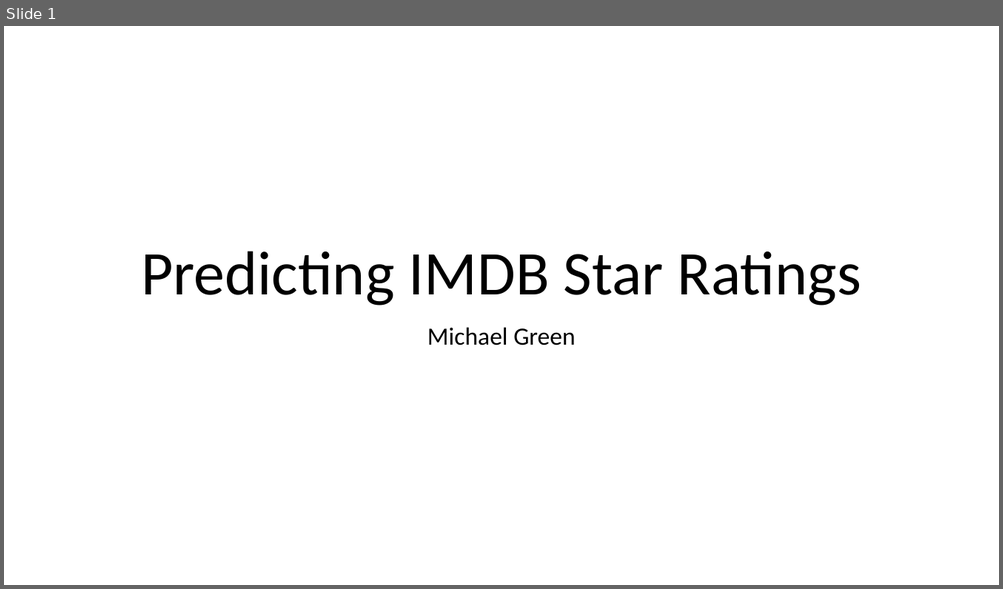
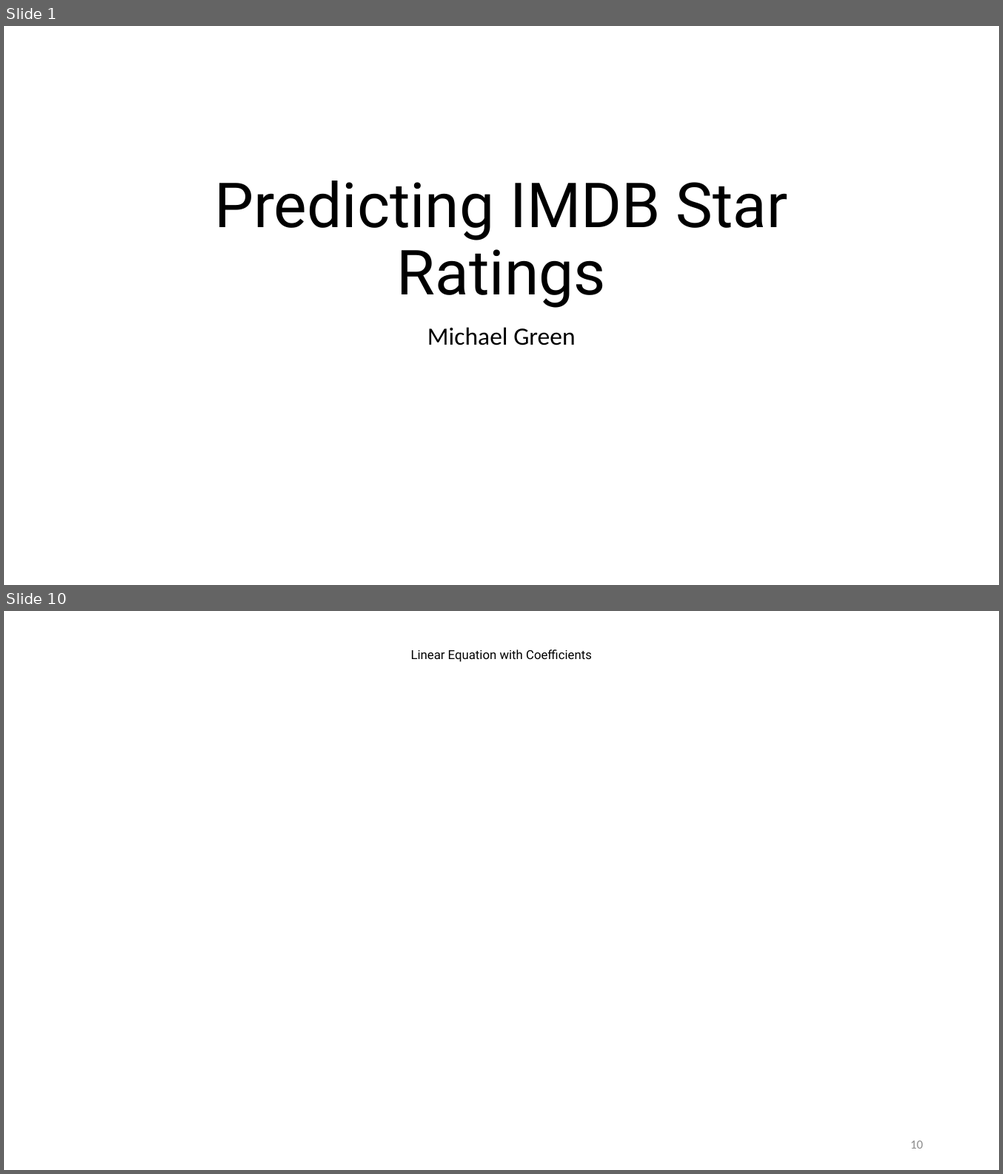
Before and after one commit to michael-a-green/Metis_Project2, a slide deck: Michael_Green_Metis_Project2.pptx. Shown one above the other, each under a label of ours: slide 1 before the commit, slides 1 and 10 after it; the slides between them are not shown. The pictures are 1003x589 and 1003x1174 pixels, drawn with LibreOffice and Linux fonts; fonts in the diff are those of the drawing; grey boxes stand for pictures. Boxes give left, top, right and bottom in pixels: in the first picture for what was removed or moved away, otherwise in the second. Text is boxed around its words. In the diff, an @@ line names an element or a change of style, - is before the commit and + after.

```diff
--- a/Michael_Green_Metis_Project2.pptx
+++ b/Michael_Green_Metis_Project2.pptx
@@ slide 10 added at [4, 611, 999, 1170], background #FFFFFF @@
@@ title added at [411, 649, 592, 662], 12 pt, text #000000 @@
+Linear Equation with Coefficients
@@ page number added at [910, 1141, 922, 1149], 12 pt, text #8C8C8C @@
+10
@@ slide 1 changed as well @@
@@ title "Predicting IMDB Star Ratings" at [214, 181, 788, 308]: font Calibri to Roboto @@
```
Also in this commit, not shown: 14 other slides added, 1 slide removed, 2 other files.
